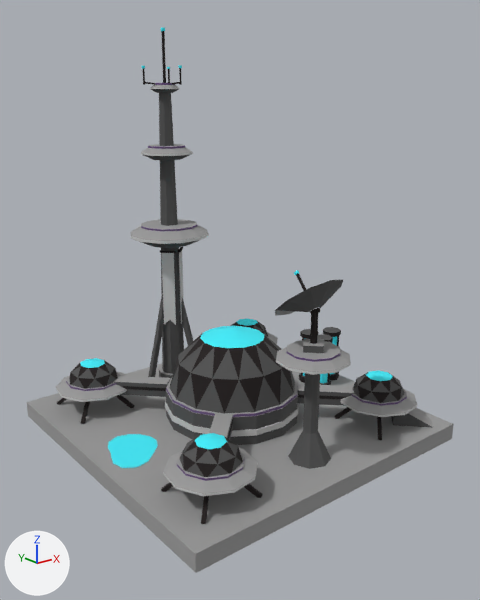
One commit to the Blender file art/models/buildings/tleilaxu.corrino.blend: the scene before it, then after it.
Before and after are seen from a 50 mm camera at (-6.96, -8.91, 6.05) aimed at (-0.08, -0.32, 2.61). Every picture has the same lights, and +X, +Y and +Z are marked at lower left. The older version comes first.

The first picture shows '_slab', 'body', 'spinner'.
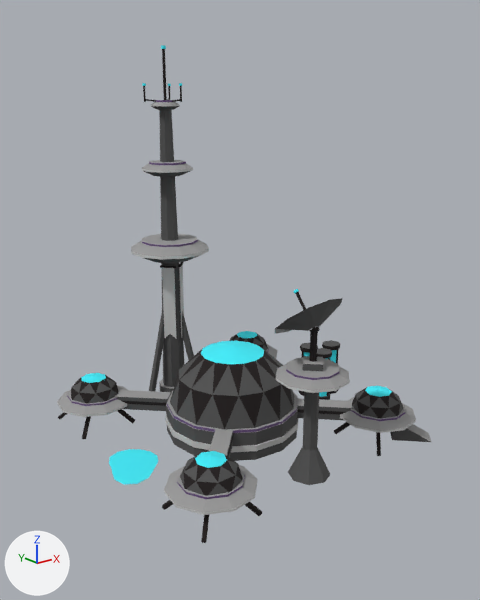
What differs and where, as boxes [x1, y1, x2, y2] in the pictures (480 x 600 px):
'body', moved: before [56, 93, 433, 524]; after [57, 110, 432, 543]
'_slab', deleted: before [27, 364, 454, 573]
'spinner', moved: before [142, 27, 182, 93]; after [142, 45, 182, 110]

Patch to the scene script:
```diff
--- a/art/models/buildings/tleilaxu.corrino.blend.py
+++ b/art/models/buildings/tleilaxu.corrino.blend.py
@@ me_body @@
 # used by ob_body; location = (0.0, 0.0, 0.0)
-me_body.from_pydata(...)  # 1252 vertices, 906 faces; spans x -2.61..2.78, y -2.7..2.75, z 0.28..6.1
+me_body.from_pydata(...)  # 1252 vertices, 906 faces; spans x -2.61..2.78, y -2.7..2.75, z -0.02..5.8
+# me_body part 1: the whole mesh is moved by (0.0, 0.0, -0.3)
 me_body.materials.append(mat_palette)
@@ ob_spinner @@
 ob_spinner.parent = ob_body
-ob_spinner.location = (0.0, 2.0, 0.0)
+ob_spinner.location = (0.0, 2.0, -0.3)
@@ ob_slab @@
-ob_slab = bpy.data.objects.new('_slab', me_slab)
-ob_slab.location = (0.0, 0.0, 0.0)
```
